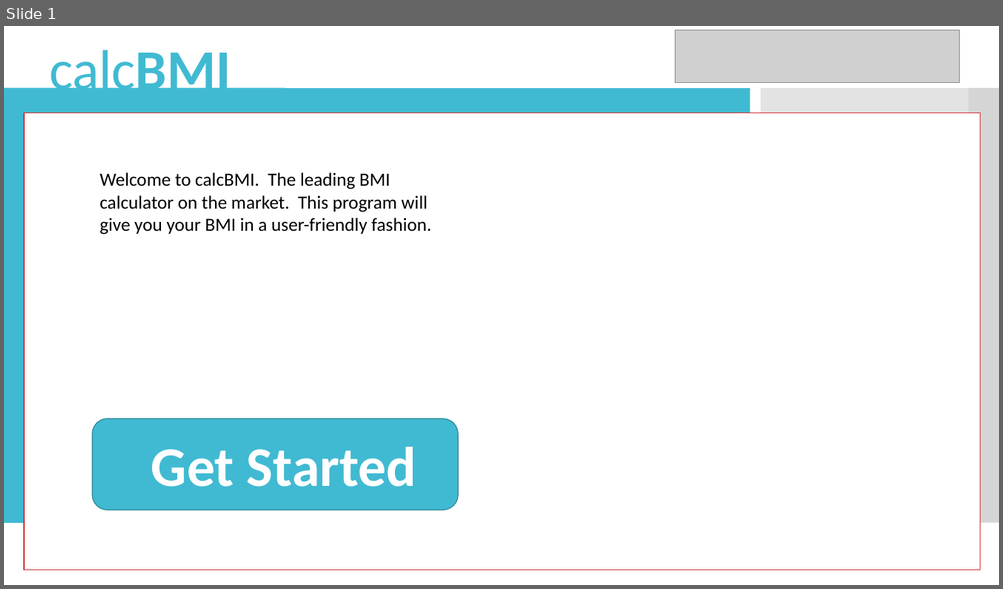
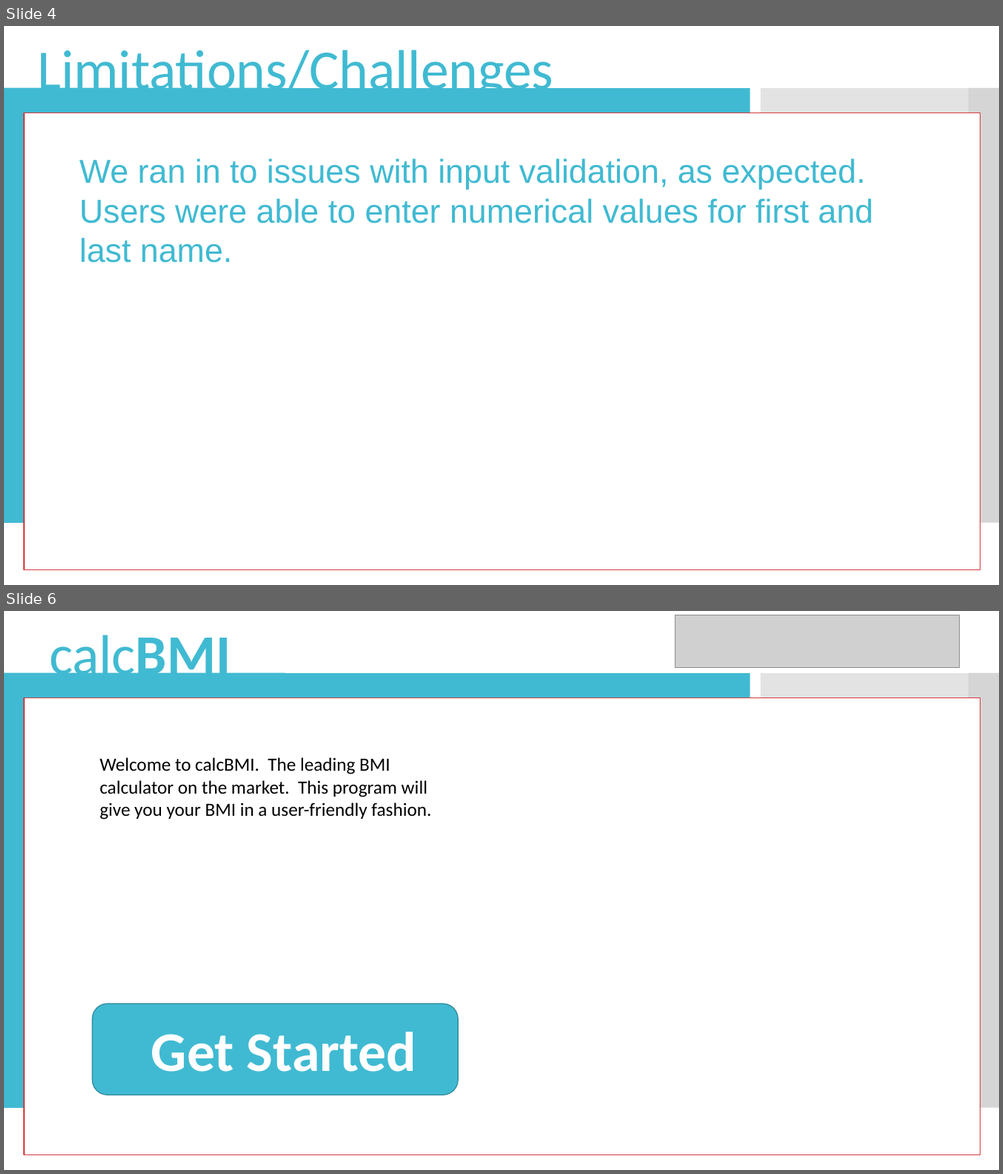
Before and after one commit to cookiedancer/calcBMI, a slide deck: Design.pptx. Shown one above the other, each under a label of ours: slide 1 before the commit, slides 4 and 6 after it; the slides between them are not shown. The pictures are 1003x589 and 1003x1174 pixels, drawn with LibreOffice and Linux fonts; fonts in the diff are those of the drawing; grey boxes stand for pictures. Boxes give left, top, right and bottom in pixels: in the first picture for what was removed or moved away, otherwise in the second. Text is boxed around its words. In the diff, an @@ line names an element or a change of style, - is before the commit and + after.

```diff
--- a/Design.pptx
+++ b/Design.pptx
@@ slide 4 added at (4, 26, 999, 585), background #FFFFFF; not listed: 4 template elements that a slide beside it also shows @@
@@ text added at (37, 50, 553, 102), 54 pt, text #40BAD2 @@
+Limitations/Challenges
@@ rectangle added at (24, 113, 981, 571), fill #FFFFFF, outline #D5393D 0.85 pt @@
@@ text added at (79, 158, 874, 263), 32 pt, text #40BAD2 @@
+We ran in to issues with input validation, as expected. Users were able to enter numerical values for first and last name.
@@ what was slide 1 is now slide 6 @@
```
Also in this commit, not shown: 4 other slides added.
